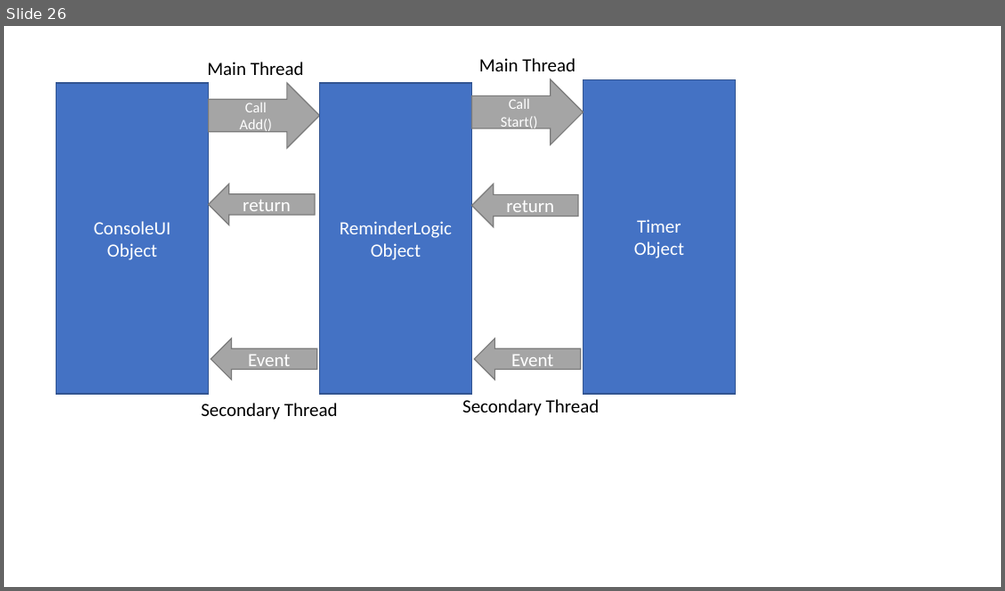
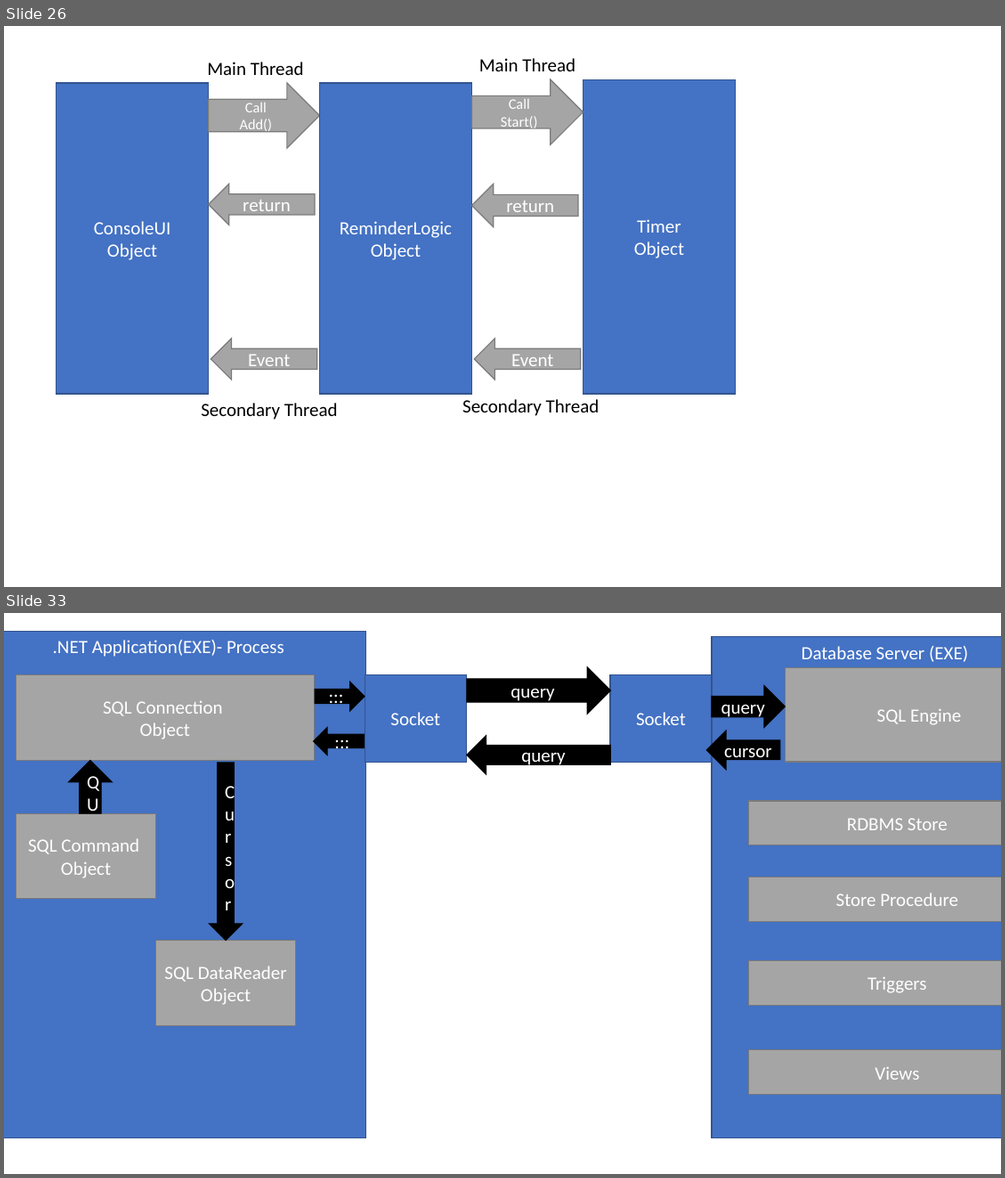
Before and after one commit to Aniket-Kavlekar/DotNetCSharp, a slide deck: Theory.pptx. Shown one above the other, each under a label of ours: slide 26 before the commit, slides 26 and 33 after it; the slides between them are not shown. The pictures are 1005x591 and 1005x1178 pixels, drawn with LibreOffice and Linux fonts; fonts in the diff are those of the drawing. Boxes give left, top, right and bottom in pixels: in the first picture for what was removed or moved away, otherwise in the second. Text is boxed around its words. In the diff, an @@ line names an element or a change of style, - is before the commit and + after.

```diff
--- a/Theory.pptx
+++ b/Theory.pptx
@@ slide 33 added at (4, 613, 1001, 1174), background #FFFFFF @@
@@ rectangle added at (4, 631, 366, 1137), fill #4472C4, outline #325491 1 pt, 18 pt, text #FFFFFF @@
+.NET Application(EXE)- Process
@@ rectangle added at (712, 637, 1001, 1138), fill #4472C4, outline #325491 1 pt, 18 pt, text #FFFFFF @@
+Database Server (EXE)
@@ rectangle added at (16, 675, 314, 761), fill #A5A5A5, outline #7A7A7A 1 pt, 18 pt, text #FFFFFF @@
+SQL Connection
+Object
@@ right arrow added at (316, 682, 364, 710), fill #000000, outline #000000 1 pt, 18 pt, text #FFFFFF @@
+:::
@@ rectangle added at (365, 675, 467, 762), fill #4472C4, outline #325491 1 pt, 18 pt, text #FFFFFF @@
+Socket
@@ right arrow added at (467, 667, 610, 714), fill #000000, outline #000000 1 pt, 18 pt, text #FFFFFF @@
+query
@@ rectangle added at (610, 675, 712, 762), fill #4472C4, outline #325491 1 pt, 18 pt, text #FFFFFF @@
+Socket
@@ right arrow added at (712, 686, 785, 728), fill #000000, outline #000000 1 pt, 18 pt, text #FFFFFF @@
+query
@@ rectangle added at (785, 667, 1001, 762), fill #A5A5A5, outline #7A7A7A 1 pt, 18 pt, text #FFFFFF @@
+SQL Engine
@@ left arrow added at (314, 728, 364, 755), fill #000000, outline #000000 1 pt, 18 pt, text #FFFFFF @@
+:::
@@ left arrow added at (467, 736, 610, 774), fill #000000, outline #000000 1 pt, 18 pt, text #FFFFFF @@
+query
@@ left arrow added at (707, 730, 780, 770), fill #000000, outline #000000 1 pt, 18 pt, text #FFFFFF @@
+cursor
@@ up arrow added at (69, 761, 113, 813), fill #000000, outline #000000 1 pt, 18 pt, text #FFFFFF @@
+QU
@@ down arrow added at (209, 763, 242, 941), fill #000000, outline #000000 1 pt, 18 pt, text #FFFFFF @@
+Cursor
@@ rectangle added at (16, 813, 156, 899), fill #A5A5A5, outline #7A7A7A 1 pt, 18 pt, text #FFFFFF @@
+SQL Command
+Object
@@ rectangle added at (748, 801, 1001, 844), fill #A5A5A5, outline #7A7A7A 1 pt, 18 pt, text #FFFFFF @@
+RDBMS Store
@@ rectangle added at (748, 877, 1001, 921), fill #A5A5A5, outline #7A7A7A 1 pt, 18 pt, text #FFFFFF @@
+Store Procedure
@@ rectangle added at (156, 941, 296, 1026), fill #A5A5A5, outline #7A7A7A 1 pt, 18 pt, text #FFFFFF @@
+SQL DataReader
+Object
@@ rectangle added at (748, 961, 1001, 1005), fill #A5A5A5, outline #7A7A7A 1 pt, 18 pt, text #FFFFFF @@
+Triggers
@@ rectangle added at (748, 1050, 1001, 1094), fill #A5A5A5, outline #7A7A7A 1 pt, 18 pt, text #FFFFFF @@
+Views
```
Also in this commit, not shown: 7 other slides added, 57 other files.
